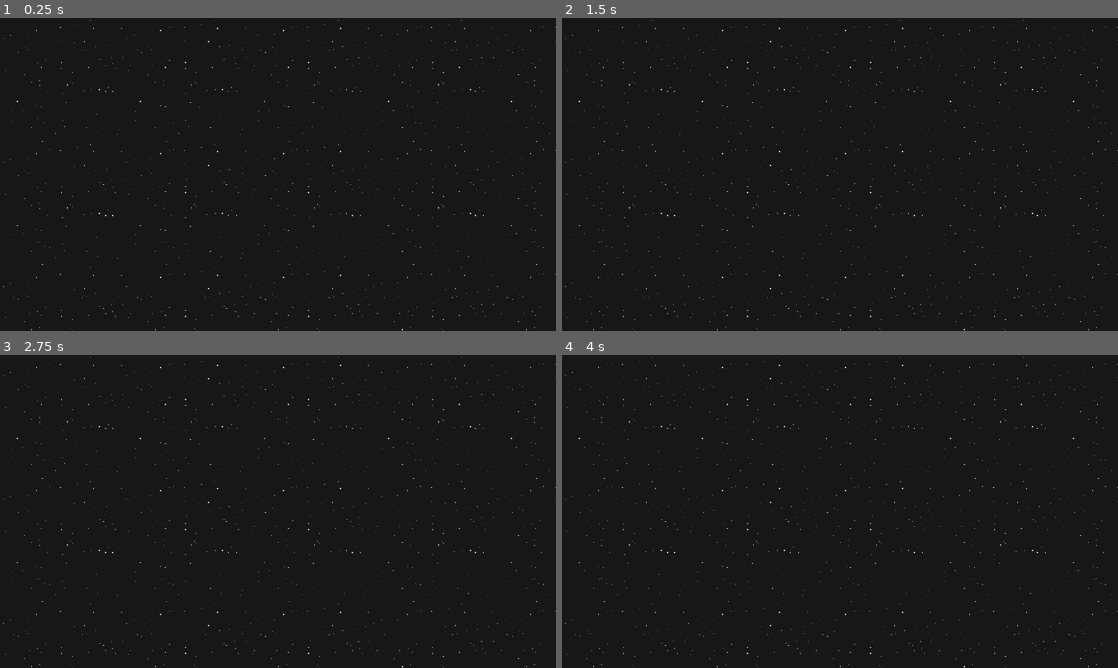
Above: before the commit, frames 1-4 (two rows, left to right).
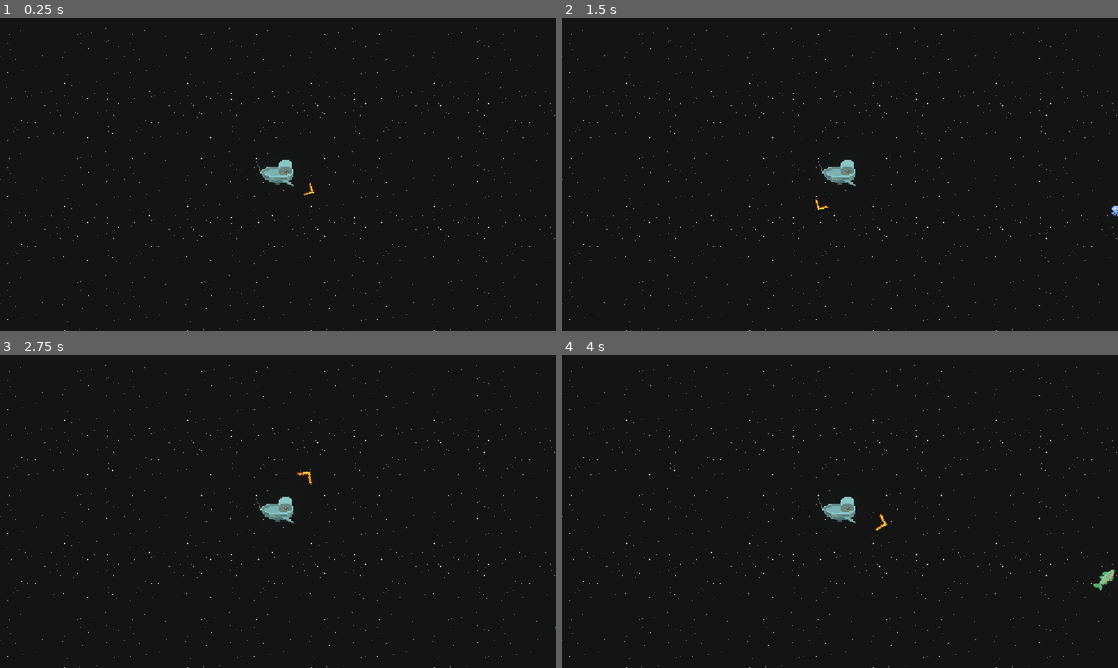
Above: after the commit, the same moments.

Repository: DudeNamedDarcy/CosmicJam2026
Game: Godot game, scene res://Scenes/game_scene.tscn
Same seed, same stepped clock (60 frames per second), same inputs: the game is played once before the commit and once after it.
Inputs (mouse positions are in pixels of both pictures, inside the frame that each line leads up to):
- Up to frame 1 (0.25 s): no input
- Up to frame 2 (1.5 s): move the mouse to (962, 158) at 0.52 s; press the mouse at (962, 158) at 0.53 s; hold Right (ComboRight) 0.53-1.25 s; release the mouse at (962, 158) at 1.25 s; drag from (728, 190) to (1040, 177) at 1.27 s
- Up to frame 3 (2.75 s): move the mouse to (333, 442) at 2.02 s; press the mouse at (333, 442) at 2.03 s; hold Right (ComboRight) from 2.03 s (still down)
- Up to frame 4 (4 s): release Right (ComboRight) at 2.75 s; release the mouse at (895, 442) at 2.75 s; tap Enter at 2.75 s; drag from (812, 574) to (1095, 445) at 2.77 s; move the mouse to (1006, 558) at 3.52 s; press the mouse at (1006, 558) at 3.53 s; hold Left (ComboLeft) from 3.53 s (still down)

The runs differ from the first frame. In frame 1, 1.3% of the frame differs, in the area x 0-100%, y 0-100%; in frame 2, 1.3%; in frame 3, 1.3%; in frame 4, 1.4%.

Commit message:
fixed merge

Diff:
--- a/Scenes/game_scene.tscn
+++ b/Scenes/game_scene.tscn
@@ -46,16 +46,12 @@
 scale = Vector2(1.7024027, 2.1599998)
 texture = ExtResource("1_b6fju")
 
-[node name="PlayerController" parent="." unique_id=743970108 node_paths=PackedStringArray("vboxContainer", "fishSpawner") instance=ExtResource("1_x87qo")]
-[node name="PlayerController" parent="." unique_id=743970108 node_paths=PackedStringArray("vboxContainer", "moneyVboxContainer") instance=ExtResource("1_x87qo")]
-position = Vector2(95, 64)
+[node name="PlayerController" parent="." unique_id=743970108 node_paths=PackedStringArray("vboxContainer", "moneyVboxContainer", "fishSpawner") instance=ExtResource("1_x87qo")]
 collision_layer = 4
 collision_mask = 0
-castRandomSpread = 0.77
-vboxContainer = NodePath("VBoxContainer")
-fishSpawner = NodePath("../Fish Spawner")
 vboxContainer = NodePath("ComboVboxContainer")
 moneyVboxContainer = NodePath("TextVboxContainer")
+fishSpawner = NodePath("../Fish Spawner")
 
 [node name="TextVboxContainer" type="VBoxContainer" parent="PlayerController" unique_id=1776896156]
 custom_minimum_size = Vector2(100, 100)
